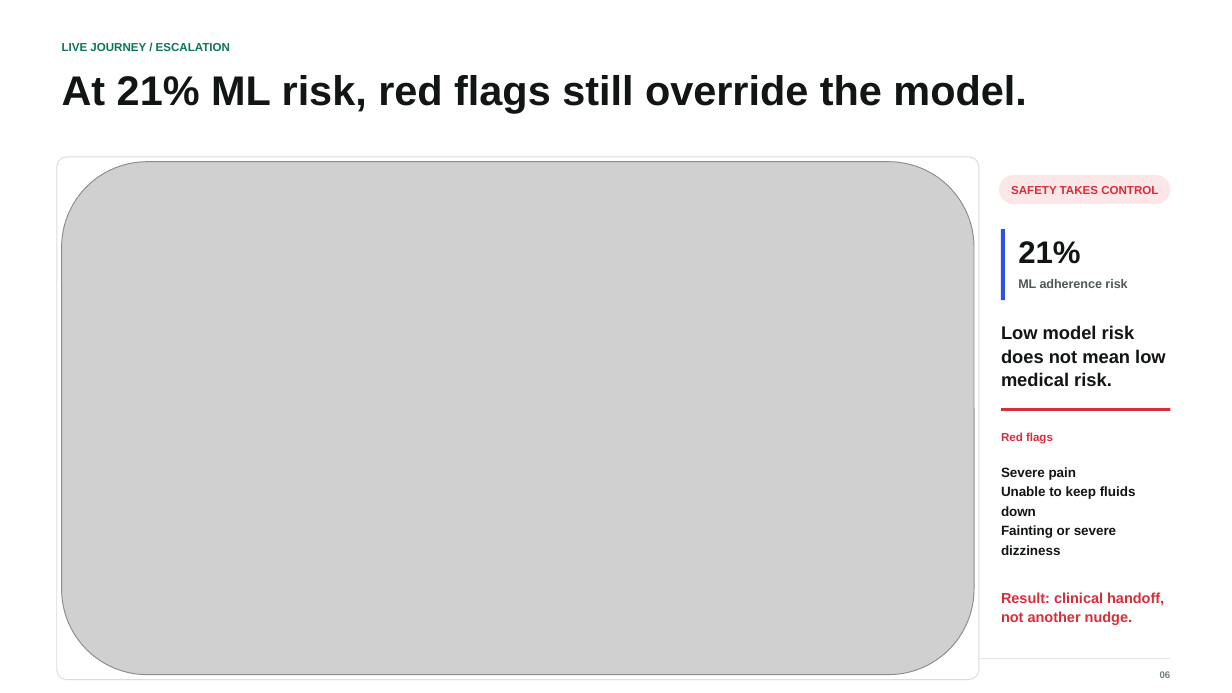
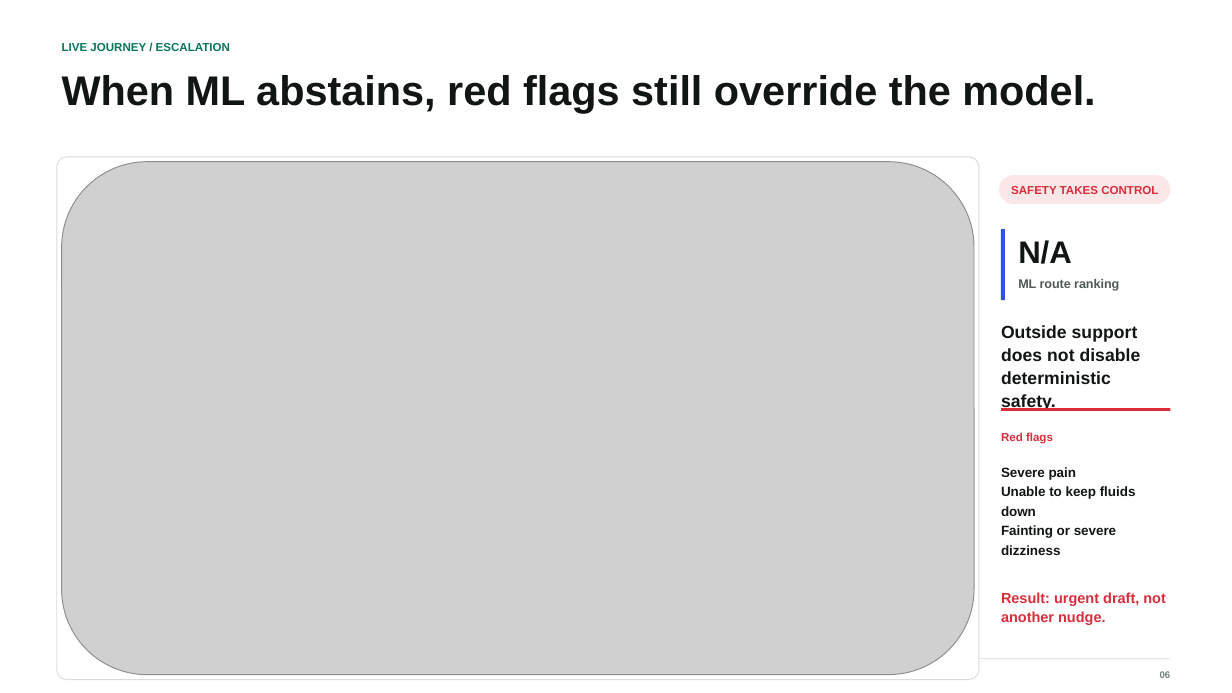
Before and after one commit to kevinmeix1/adherence-os, a slide deck: slide 6 of outputs/adherence-os-demo.pptx. Drawn at 1232x693 pixels with LibreOffice and Linux fonts; fonts in the diff are those of the drawing; grey boxes stand for pictures. Boxes give left, top, right and bottom in pixels: in the first picture for what was removed or moved away, otherwise in the second. Text is boxed around its words. In the diff, an @@ line names an element or a change of style, - is before the commit and + after.

```diff
--- a/outputs/adherence-os-demo.pptx
+++ b/outputs/adherence-os-demo.pptx
@@ text at [62,75,1095,113]: text changed @@
-At 21% ML risk, red flags still override the model.
+When ML abstains, red flags still override the model.
@@ text at [1018,240,1072,264]: text changed @@
-21%
+N/A
@@ text at [1018,279,1119,291]: text changed @@
-ML adherence risk
+ML route ranking
@@ text at [1001,325,1141,411]: text changed; size 14.3 to 13.8 pt @@
-Low model risk does not mean low medical risk.
+Outside support does not disable deterministic safety.
@@ text at [1001,592,1166,625]: text changed @@
-Result: clinical handoff, not another nudge.
+Result: urgent draft, not another nudge.
```
Also in this commit, not shown: 7 other slides changed, 36 other files.
